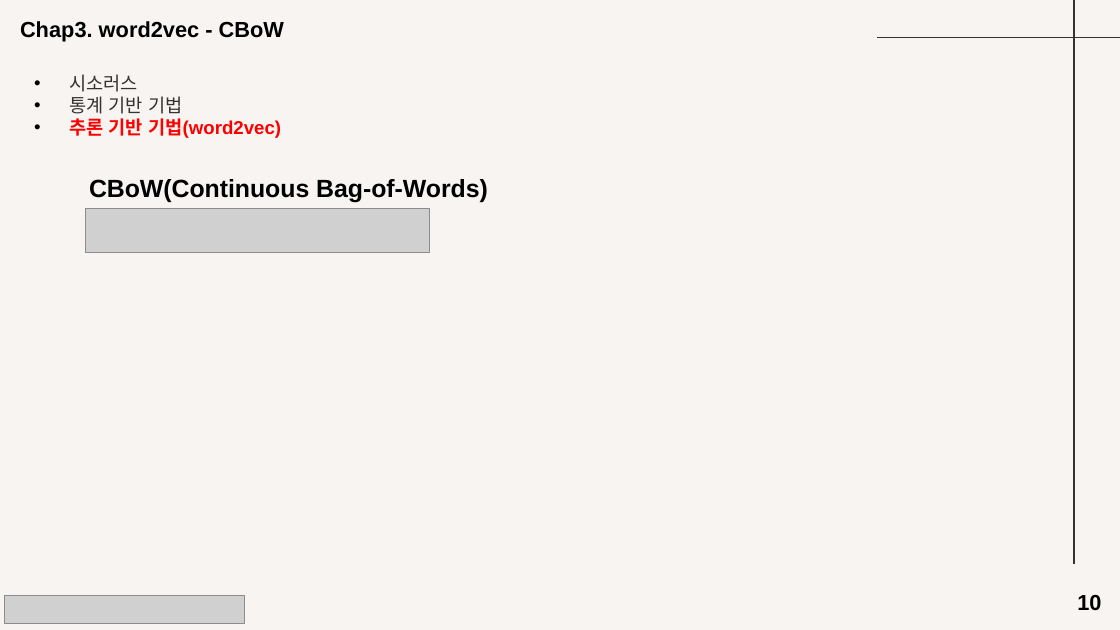
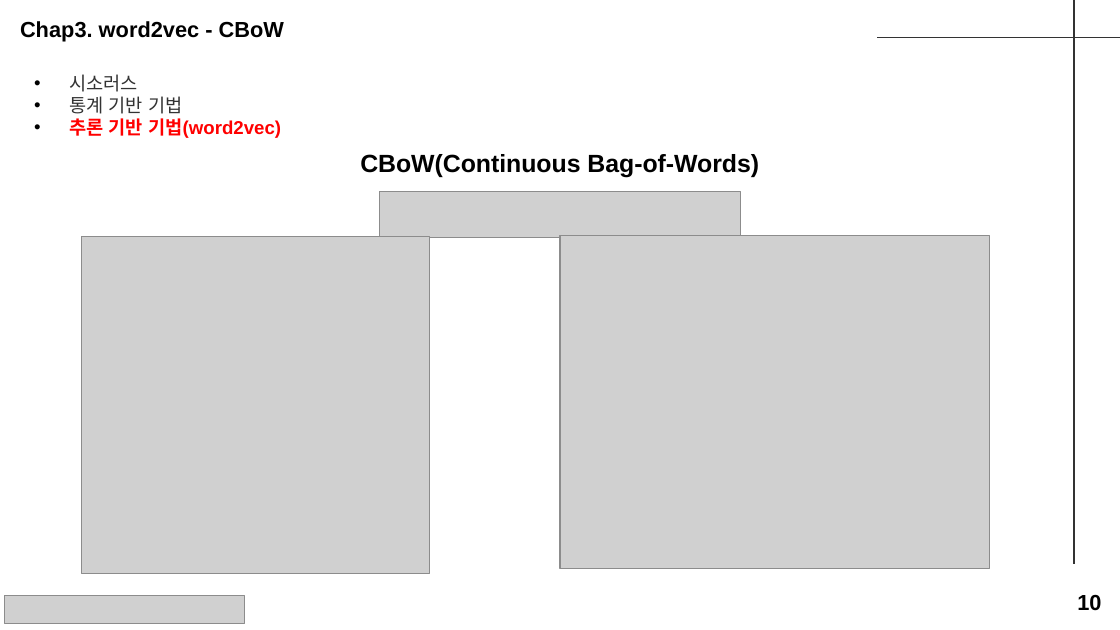
Before and after one commit to seungdeng/Deep-Learning-from-Scratch, a slide deck: slide 10 of study/발표자료/20250220_밑딥2_이승건_chap234발표자료.pptx. Drawn at 1120x630 pixels with LibreOffice and Linux fonts; fonts in the diff are those of the drawing; grey boxes stand for pictures. Boxes give left, top, right and bottom in pixels: in the first picture for what was removed or moved away, otherwise in the second. Text is boxed around its words. In the diff, an @@ line names an element or a change of style, - is before the commit and + after.

```diff
--- a/study/발표자료/20250220_밑딥2_이승건_chap234발표자료.pptx
+++ b/study/발표자료/20250220_밑딥2_이승건_chap234발표자료.pptx
@@ background #F7F4F1 to #FFFFFF @@
@@ text "CBoW(Continuous Bag-of-Words)": place and size @@
-text "CBoW(Continuous Bag-of-Words)" at box(89, 179, 488, 203)
+text "CBoW(Continuous Bag-of-Words)" at box(360, 154, 759, 178)
@@ text "CBoW(Continuous Bag-of-Words)" at box(360, 154, 759, 178): alignment left to centre @@
@@ picture removed at box(85, 208, 429, 252) @@
@@ picture added at box(380, 192, 740, 237) @@
@@ picture added at box(82, 236, 430, 573) @@
@@ picture added at box(560, 235, 989, 568) @@
```
Also in this commit, not shown: 11 other slides changed, 7 slides added, 6 slides removed, 2 other files.
